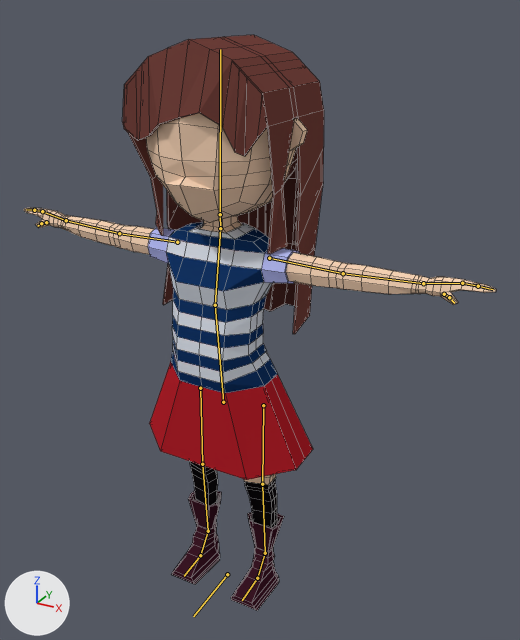
The Blender file Assets/Models/GirlDress.blend, before and after one commit.
The view is the same before and after, from a 50 mm lens placed at (4.84, -7.71, 8.5), pointed at (0.33, 0.49, 4.4). The axes (+X, +Y, +Z) are drawn at lower left. The lights are the same throughout. The bones that bend it are drawn over the model as lines. Mesh edges are drawn as thin lines.
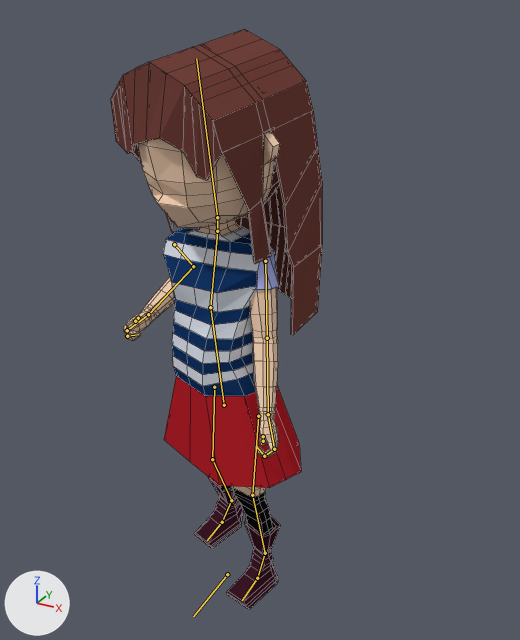
The newer file adds an action. The first version stands in its rest pose; the second is drawn at frame 16 of the action 'AttackAnim'.

Changed parts and their boxes (x1, y1, x2, y2) in the pictures (520 x 640 px):
'Cube', posed (55% narrower): before (24, 35, 496, 611); after (111, 29, 322, 609)
bone 'Bottom Torso', root to tip: before (223, 402) to (215, 305); after (224, 405) to (210, 307)
bone 'Chest', root to tip: before (215, 305) to (220, 228); after (210, 307) to (217, 231)
bone 'Neck', root to tip: before (220, 228) to (220, 214); after (217, 231) to (217, 217)
bone 'Head', root to tip: before (220, 214) to (220, 49); after (217, 217) to (196, 58)
bone 'Upper Arm.L', root to tip: before (269, 258) to (343, 273); after (265, 261) to (267, 338)
bone 'Lower Arm.L', root to tip: before (343, 273) to (423, 283); after (267, 338) to (268, 414)
bone 'Fingers01.L', root to tip: before (462, 283) to (478, 286); after (274, 449) to (264, 456)
bone 'Fingers02.L', root to tip: before (478, 286) to (493, 289); after (264, 456) to (256, 446)
bone 'Thumb01.L', root to tip: before (444, 294) to (449, 297); after (263, 436) to (263, 441)
bone 'Upper Arm.R', root to tip: before (177, 242) to (119, 233); after (174, 244) to (193, 266)
bone 'Lower Arm.R', root to tip: before (119, 233) to (66, 220); after (193, 266) to (148, 314)
bone 'Hand.R', root to tip: before (66, 220) to (42, 211); after (148, 314) to (127, 330)
bone 'Fingers01.R', root to tip: before (42, 211) to (34, 210); after (127, 330) to (127, 336)
bone 'Fingers02.R', root to tip: before (34, 210) to (26, 209); after (127, 336) to (138, 334)
bone 'Thumb01.R', root to tip: before (46, 222) to (41, 223); after (138, 318) to (135, 321)

What the commit changed:
Bone 'Leg Control.R' (bone_leg_control_r) moves from (0.0, 0.0, 0.0) to (0.0, -0.49, -0.14).
Bone 'FootRoll.R' (bone_footroll_r) turns from (0, 0, 0) to (17, 0, 0) degrees about its own x, y and z.
Bone 'Bottom Torso' (bone_bottom_torso) moves from (0.0, 0.0, 0.0) to (0.0, -0.03, 0.0).
Bone 'Bottom Torso' (bone_bottom_torso) turns from (0, 0, 0) to (0, -23, 2) degrees about its own x, y and z.
Bone 'Chest' (bone_chest) turns from (0, 0, 0) to (2, 0, 0) degrees about its own x, y and z.
Bone 'Neck' (bone_neck) turns from (0, 0, 0) to (-1, -8, 0) degrees about its own x, y and z.
Bone 'Head' (bone_head) turns from (0, 0, 0) to (-16, -9, 3) degrees about its own x, y and z.
Bone 'Upper Arm.L' (bone_upper_arm_l) turns from (0, 0, 0) to (83, -10, -9) degrees about its own x, y and z.
Bone 'Lower Arm.L' (bone_lower_arm_l) turns from (0, 0, 0) to (1, -6, 13) degrees about its own x, y and z.
Bone 'Fingers01.L' (bone_fingers01_l) turns from (0, 0, 0) to (53, -2, 1) degrees about its own x, y and z.
Bone 'Fingers02.L' (bone_fingers02_l) turns from (0, 0, 0) to (81, -3, 3) degrees about its own x, y and z.
Bone 'Thumb01.L' (bone_thumb01_l) turns from (0, 0, 0) to (7, 10, -61) degrees about its own x, y and z.
Bone 'Upper Arm.R' (bone_upper_arm_r) turns from (0, 0, 0) to (-68, -48, -10) degrees about its own x, y and z.
Bone 'Lower Arm.R' (bone_lower_arm_r) turns from (0, 0, 0) to (2, 44, 102) degrees about its own x, y and z.
Bone 'Hand.R' (bone_hand_r) turns from (0, 0, 0) to (-16, 9, 22) degrees about its own x, y and z.
Bone 'Fingers01.R' (bone_fingers01_r) turns from (0, 0, 0) to (-36, 0, 0) degrees about its own x, y and z.
Bone 'Fingers02.R' (bone_fingers02_r) turns from (0, 0, 0) to (-65, 0, 0) degrees about its own x, y and z.
Bone 'Thumb01.R' (bone_thumb01_r) turns from (0, 0, 0) to (14, 3, 15) degrees about its own x, y and z.
